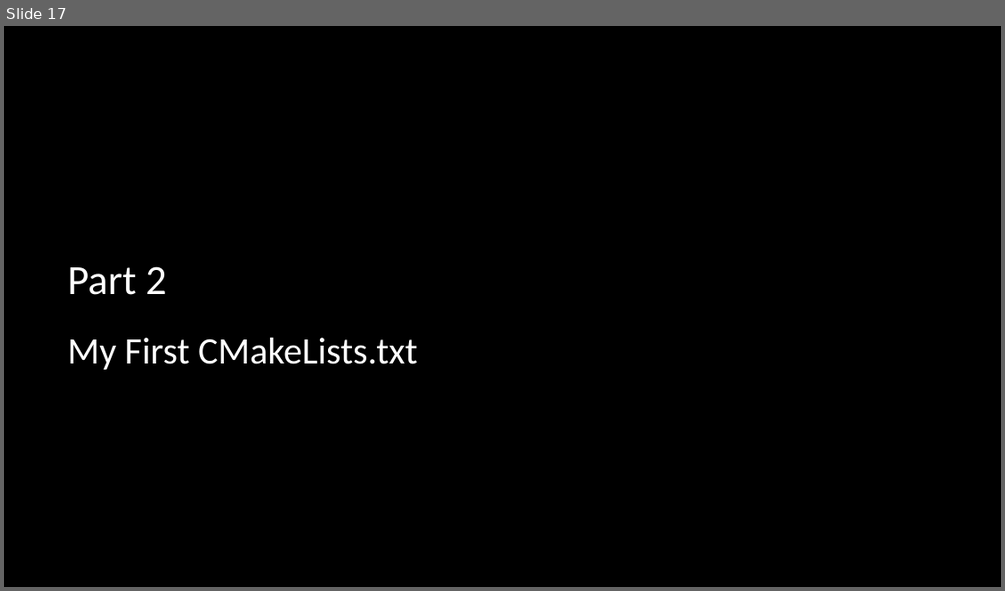
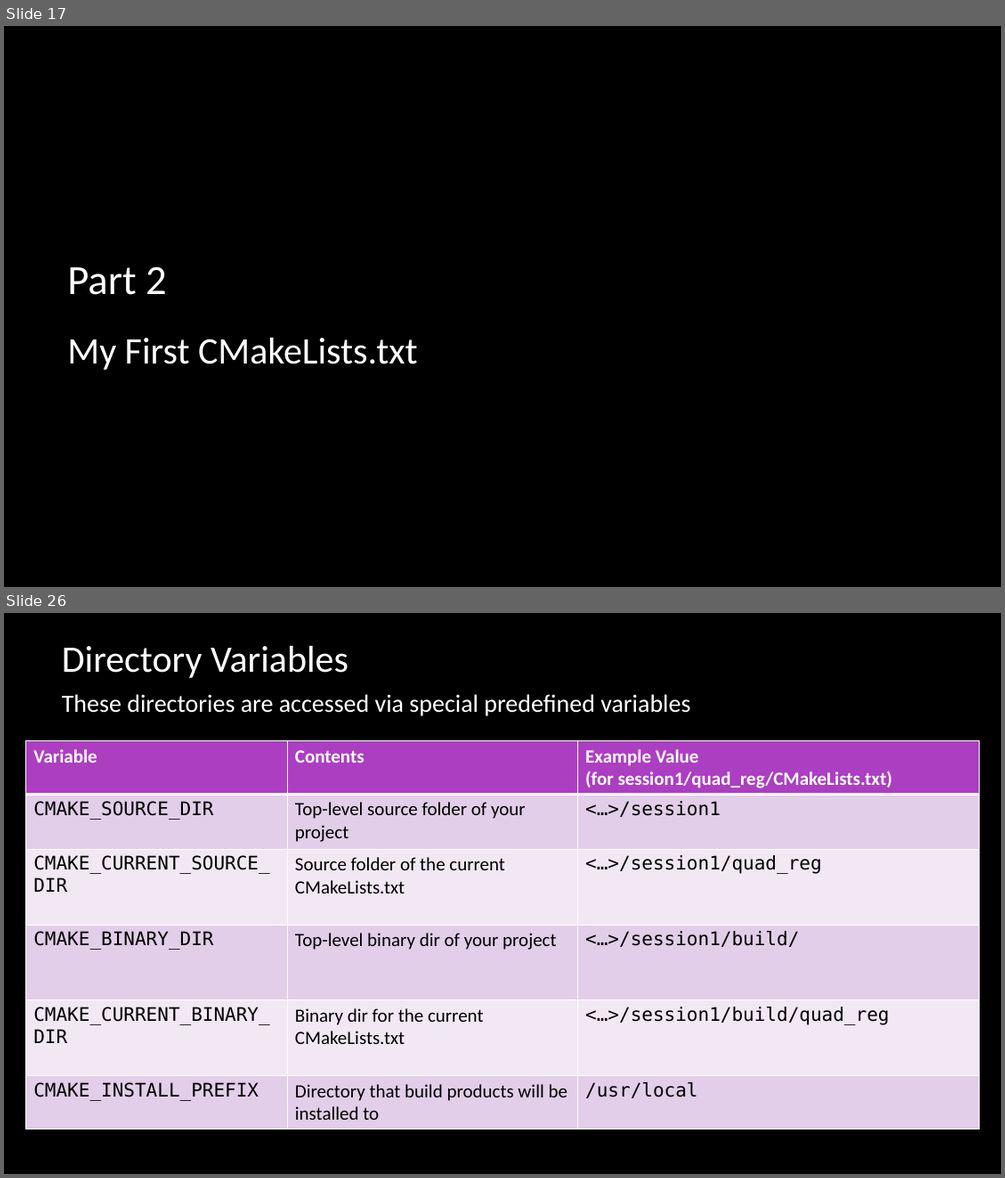
Before and after one commit to multiplemonomials/CMakeTraining, a slide deck: Session 1 - CMake and Building CXX.pptx. Shown one above the other, each under a label of ours: slide 17 before the commit, slides 17 and 26 after it; the slides between them are not shown. The pictures are 1005x591 and 1005x1178 pixels, drawn with LibreOffice and Linux fonts; fonts in the diff are those of the drawing; background and template pictures are left out. Boxes give left, top, right and bottom in pixels: in the first picture for what was removed or moved away, otherwise in the second. Text is boxed around its words. In the diff, an @@ line names an element or a change of style, - is before the commit and + after.

Commit message:
Finish session 1

```diff
--- a/Session 1 - CMake and Building CXX.pptx
+++ b/Session 1 - CMake and Building CXX.pptx
@@ slide 26 added at [4, 613, 1001, 1174], background picture (left out) @@
@@ title added at [62, 646, 348, 678], 36 pt, text #FFFFFF @@
+Directory Variables
@@ text added at [62, 694, 690, 716], 24 pt, text #FFFFFF @@
+These directories are accessed via special predefined variables
@@ table added at [26, 741, 979, 1127], 6 rows, 3 columns @@
+Variable | Contents | Example Value / (for session1/quad_reg/CMakeLists.txt)
+CMAKE_SOURCE_DIR | Top-level source folder of your project | <…>/session1
+CMAKE_CURRENT_SOURCE_DIR | Source folder of the current CMakeLists.txt | <…>/session1/quad_reg
+CMAKE_BINARY_DIR | Top-level binary dir of your project | <…>/session1/build/
+CMAKE_CURRENT_BINARY_DIR | Binary dir for the current CMakeLists.txt | <…>/session1/build/quad_reg
+CMAKE_INSTALL_PREFIX | Directory that build products will be installed to | /usr/local
```
Also in this commit, not shown: 2 slides changed, 17 other slides added, 1 slide removed, 2 other files.
